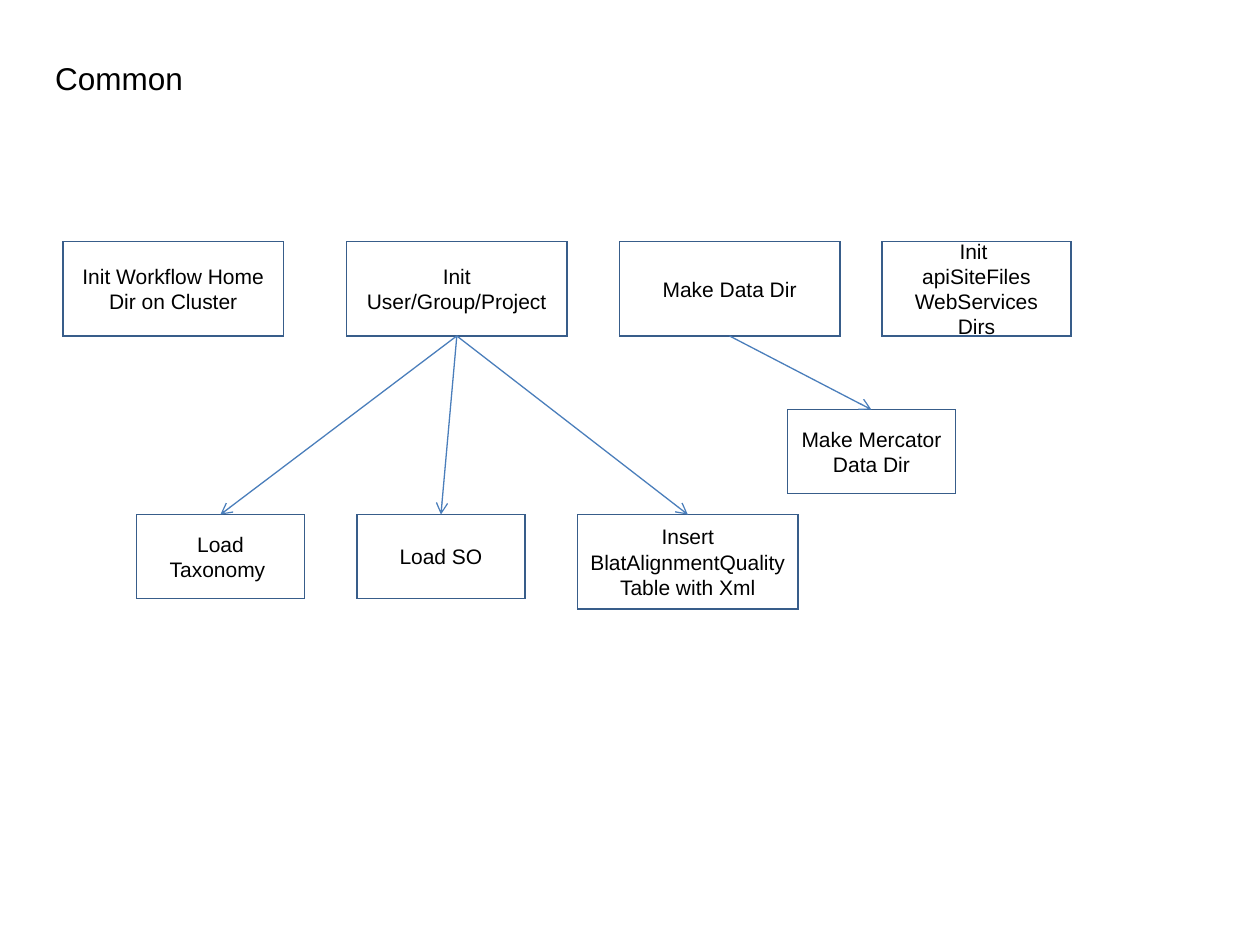
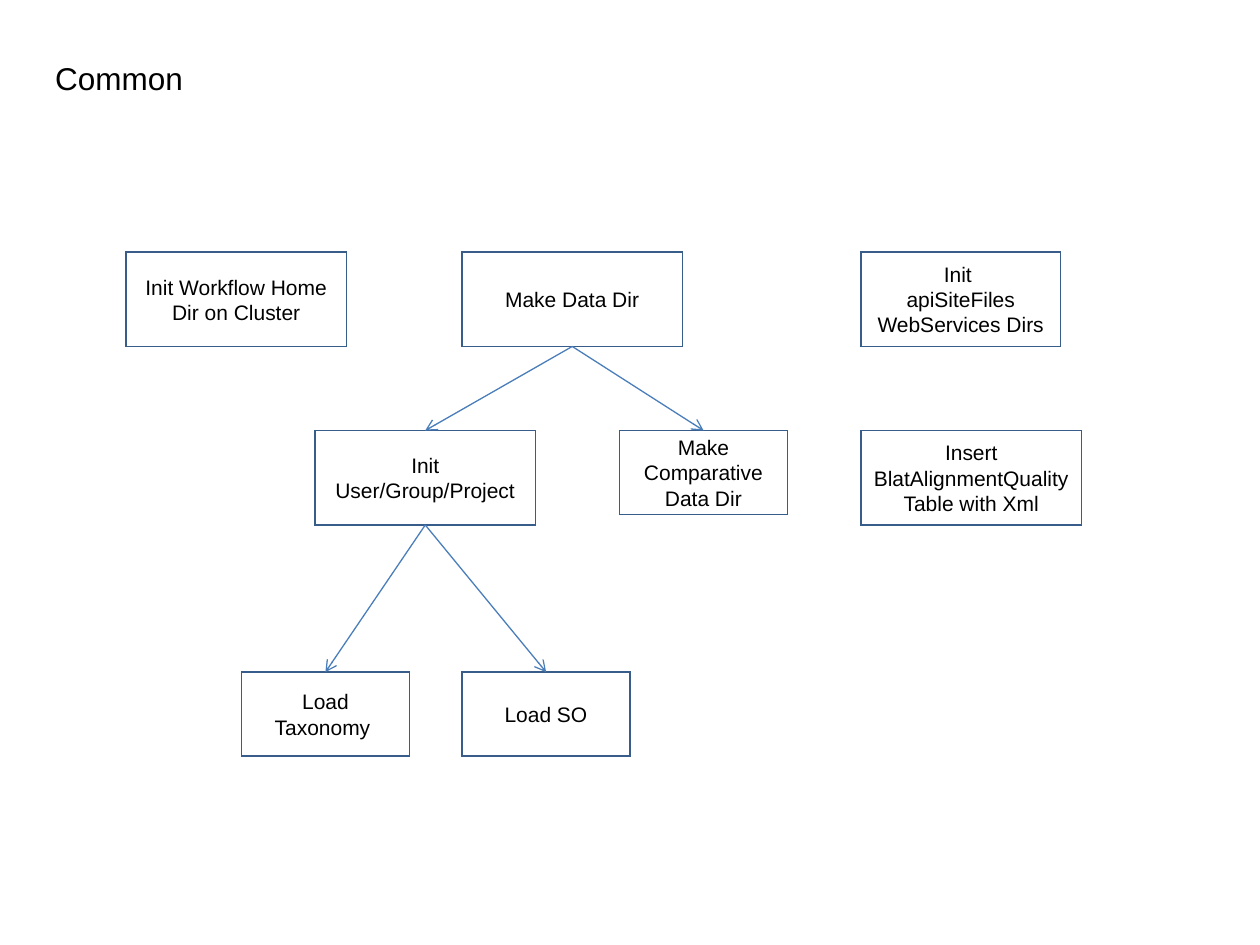
Before and after one commit to VEuPathDB/ApiCommonWorkflow, a slide deck: slide 2 of Main/doc/IntegratedWorkflow.ppt. Drawn at 1260x945 pixels with LibreOffice and Linux fonts; fonts in the diff are those of the drawing. Boxes give left, top, right and bottom in pixels: in the first picture for what was removed or moved away, otherwise in the second. Text is boxed around its words. In the diff, an @@ line names an element or a change of style, - is before the commit and + after.

```diff
--- a/Main/doc/IntegratedWorkflow.ppt
+++ b/Main/doc/IntegratedWorkflow.ppt
@@ rectangle "Init Workflow Home Dir on ...": place and size @@
-rectangle "Init Workflow Home Dir on ..." at [63, 242, 284, 336]
+rectangle "Init Workflow Home Dir on ..." at [126, 252, 346, 346]
@@ rectangle "Make Data Dir": place and size @@
-rectangle "Make Data Dir" at [620, 242, 840, 336]
+rectangle "Make Data Dir" at [462, 252, 683, 346]
@@ rectangle "Init": place and size @@
-rectangle "Init" at [882, 242, 1071, 336]
+rectangle "Init" at [861, 252, 1060, 346]
@@ arrow moved from (457, 336) - (441, 514) to (572, 346) - (425, 431) @@
@@ arrow removed from (457, 336) to (688, 514) @@
@@ arrow moved from (730, 336) - (872, 410) to (572, 346) - (703, 431) @@
@@ rectangle "Init User/Group/Project": place and size @@
-rectangle "Init User/Group/Project" at [346, 242, 567, 336]
+rectangle "Init User/Group/Project" at [315, 431, 536, 525]
@@ rectangle "Make Comparative": place and size @@
-rectangle "Make Comparative" at [788, 410, 955, 494]
+rectangle "Make Comparative" at [620, 431, 788, 515]
@@ text in rectangle at [644, 439, 763, 507]: text changed @@
-Make Mercator Data Dir
+Make Comparative
+Data Dir
@@ rectangle "Insert BlatAlignmentQuality Table with Xml": place and size @@
-rectangle "Insert BlatAlignmentQuality Table with Xml" at [577, 514, 798, 609]
+rectangle "Insert BlatAlignmentQuality Table with Xml" at [861, 431, 1081, 525]
@@ arrow added from (426, 525) to (325, 672), #4A7EBB 0.74 pt @@
@@ arrow moved from (457, 336) - (220, 514) to (426, 525) - (546, 672) @@
@@ rectangle "Load Taxonomy": place and size @@
-rectangle "Load Taxonomy" at [136, 514, 304, 598]
+rectangle "Load Taxonomy" at [242, 672, 410, 756]
@@ rectangle "Load SO": place and size @@
-rectangle "Load SO" at [357, 514, 524, 598]
+rectangle "Load SO" at [462, 672, 630, 756]
```
Also in this commit, not shown: 7 other slides changed, 4 slides added, 1 slide removed.
